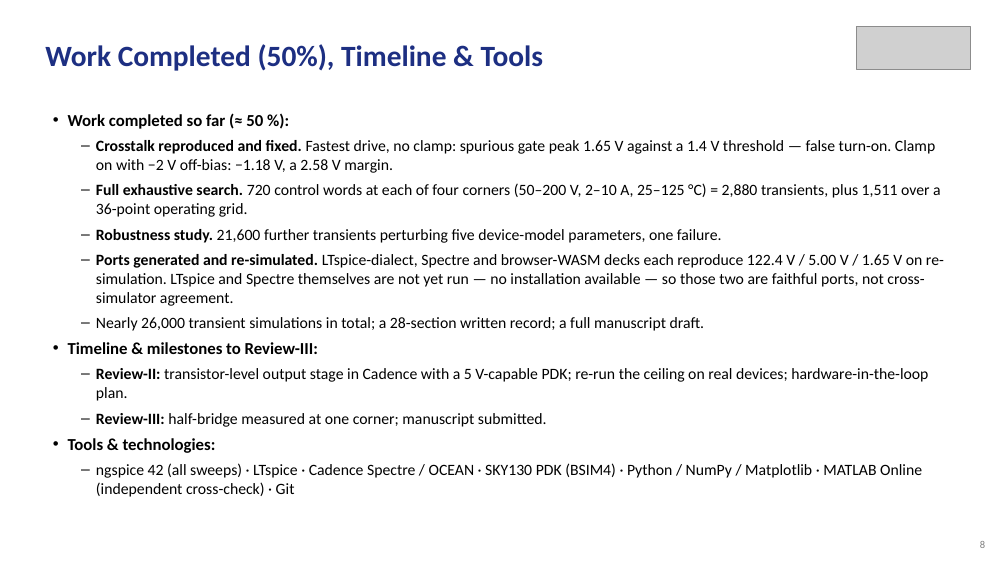
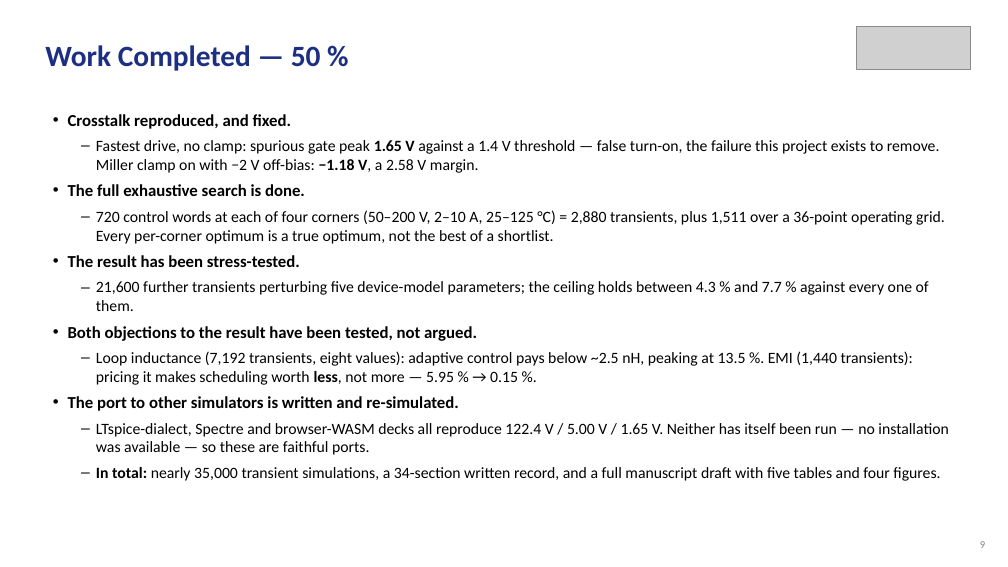
Before and after one commit to Amritha902/gan-driver, a slide deck: slide 9 of review/Review1_GaN_Segmented_Gate_Driver.pptx (slide 8 before the commit). Drawn at 1008x567 pixels with LibreOffice and Linux fonts; fonts in the diff are those of the drawing; grey boxes stand for pictures. Boxes give left, top, right and bottom in pixels: in the first picture for what was removed or moved away, otherwise in the second. Text is boxed around its words. In the diff, an @@ line names an element or a change of style, - is before the commit and + after.

```diff
--- a/review/Review1_GaN_Segmented_Gate_Driver.pptx
+++ b/review/Review1_GaN_Segmented_Gate_Driver.pptx
@@ text at [45, 45, 321, 71]: text changed @@
-Work Completed (50%), Timeline & Tools
+Work Completed — 50 %
@@ text at [68, 114, 948, 481]: text changed @@
-• Work completed so far (≈ 50 %):
-– Crosstalk reproduced and fixed. Fastest drive, no clamp: spurious gate peak 1.65 V against a 1.4 V threshold — false turn-on. Clamp on with −2 V off-bias: −1.18 V, a 2.58 V margin.
-– Full exhaustive search. 720 control words at each of four corners (50–200 V, 2–10 A, 25–125 °C) = 2,880 transients, plus 1,511 over a 36-point operating grid.
-– Robustness study. 21,600 further transients perturbing five device-model parameters, one failure.
-– Ports generated and re-simulated. LTspice-dialect, Spectre and browser-WASM decks each reproduce 122.4 V / 5.00 V / 1.65 V on re-simulation. LTspice and Spectre themselves are not yet run — no installation available — so those two are faithful ports, not cross-simulator agreement.
-– Nearly 26,000 transient simulations in total; a 28-section written record; a full manuscript draft.
-• Timeline & milestones to Review-III:
-– Review-II: transistor-level output stage in Cadence with a 5 V-capable PDK; re-run the ceiling on real devices; hardware-in-the-loop plan.
-– Review-III: half-bridge measured at one corner; manuscript submitted.
-• Tools & technologies:
-– ngspice 42 (all sweeps) · LTspice · Cadence Spectre / OCEAN · SKY130 PDK (BSIM4) · Python / NumPy / Matplotlib · MATLAB Online (independent cross-check) · Git
+• Crosstalk reproduced, and fixed.
+– Fastest drive, no clamp: spurious gate peak 1.65 V against a 1.4 V threshold — false turn-on, the failure this project exists to remove. Miller clamp on with −2 V off-bias: −1.18 V, a 2.58 V margin.
+• The full exhaustive search is done.
+– 720 control words at each of four corners (50–200 V, 2–10 A, 25–125 °C) = 2,880 transients, plus 1,511 over a 36-point operating grid. Every per-corner optimum is a true optimum, not the best of a shortlist.
+• The result has been stress-tested.
+– 21,600 further transients perturbing five device-model parameters; the ceiling holds between 4.3 % and 7.7 % against every one of them.
+• Both objections to the result have been tested, not argued.
+– Loop inductance (7,192 transients, eight values): adaptive control pays below ~2.5 nH, peaking at 13.5 %. EMI (1,440 transients): pricing it makes scheduling worth less, not more — 5.95 % → 0.15 %.
+• The port to other simulators is written and re-simulated.
+– LTspice-dialect, Spectre and browser-WASM decks all reproduce 122.4 V / 5.00 V / 1.65 V. Neither has itself been run — no installation was available — so these are faithful ports.
+– In total: nearly 35,000 transient simulations, a 34-section written record, and a full manuscript draft with five tables and four figures.
```
Also in this commit, not shown: 11 other slides changed, 5 slides added, 28 other files.
